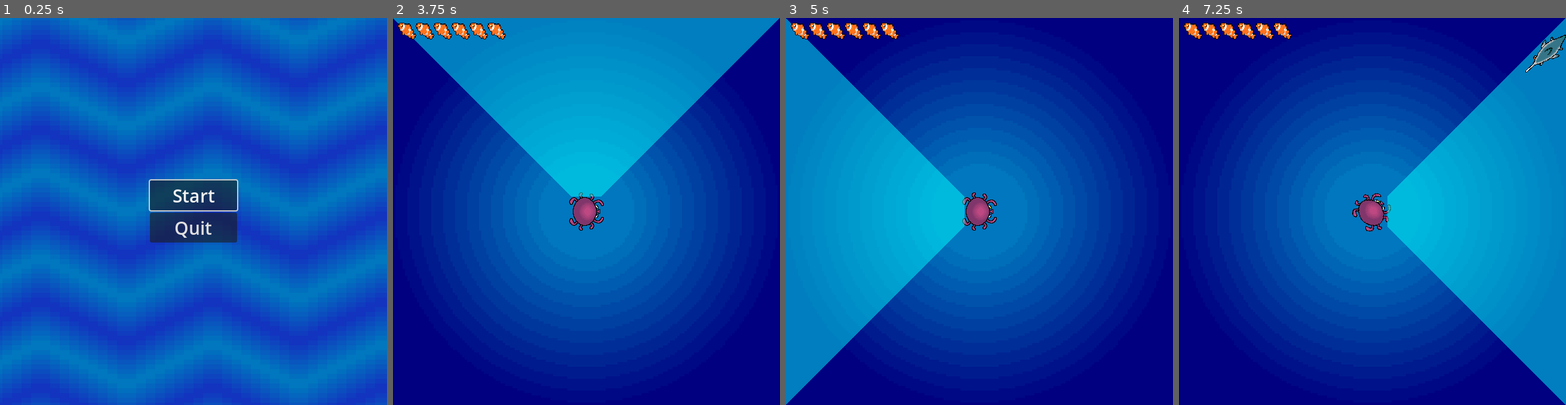
Above: before the commit, frames 1-4 (left to right).
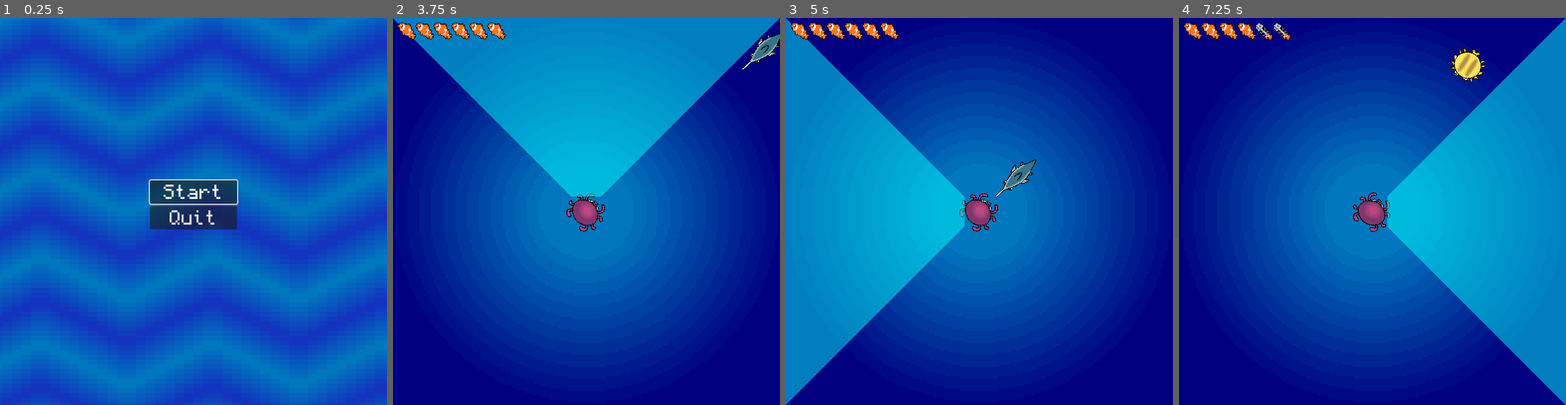
Above: after the commit, the same moments.

Repository: jonael-garcia26/OctoPause
Game: Godot game, scene res://Scenes/menu.tscn
Same seed, same stepped clock (60 frames per second), same inputs: the game is played once before the commit and once after it.
Inputs:
- Up to frame 1 (0.25 s): no input
- Up to frame 2 (3.75 s): click "Start" at 0.5 s; tap Enter at 1.25, 2.75 s; hold D (right) 1.28-2.03 s; tap Space at 2, 3.5 s; hold S (down) 2.03-2.78 s; hold D (right) 2.78-3.53 s; hold W (up) from 3.53 s (still down)
- Up to frame 3 (5 s): release W (up) at 4.28 s; hold A (left) from 4.28 s (still down)
- Up to frame 4 (7.25 s): tap Enter at 5.75 s; release A (left) at 5.78 s; hold S (down) 5.78-6.53 s; tap Space at 6.5 s; hold D (right) from 6.53 s (still down)

The runs differ from the first frame. In frame 1, 1.6% of the frame differs, in the area x 38-62%, y 43-59%; in frame 2, 0.6%; in frame 3, 0.7%; in frame 4, 1.4%.

Commit message:
Made enemy timer decrease overtime

Diff:
--- a/Scenes/main.tscn
+++ b/Scenes/main.tscn
@@ -1,10 +1,10 @@
 [gd_scene load_steps=10 format=3 uid="uid://c651xkkwuymva"]
 
-[ext_resource type="Script" path="res://Scripts/Main.gd" id="1_eiv0s"]
-[ext_resource type="PackedScene" uid="uid://ca20qyc1r7ovv" path="res://Scenes/Puffy.tscn" id="2_qteu8"]
+[ext_resource type="Script" path="res://Scripts/main.gd" id="1_eiv0s"]
+[ext_resource type="PackedScene" uid="uid://ca20qyc1r7ovv" path="res://Scenes/puffy.tscn" id="2_qteu8"]
 [ext_resource type="PackedScene" uid="uid://d2wsb3or2oqp2" path="res://Scenes/Swordy.tscn" id="3_i4u0a"]
 [ext_resource type="Texture2D" uid="uid://db1rv5jahoabt" path="res://Assets/Sprites/Background.png" id="3_j76o2"]
-[ext_resource type="PackedScene" uid="uid://c2awl4pj3dnt6" path="res://Scenes/player.tscn" id="4_46g1p"]
+[ext_resource type="PackedScene" uid="uid://c2awl4pj3dnt6" path="res://Scenes/Player.tscn" id="4_46g1p"]
 [ext_resource type="PackedScene" uid="uid://ce3fuy55bbe0l" path="res://Scenes/Killy.tscn" id="4_m0alt"]
 [ext_resource type="PackedScene" uid="uid://666pj4t2irbx" path="res://Scenes/time_stop.tscn" id="7_3g04u"]
 [ext_resource type="PackedScene" uid="uid://d5crpah3s4lv" path="res://gui/nemoContainer.tscn" id="7_l7s0j"]
@@ -24,7 +24,7 @@
 centered = false
 
 [node name="EnemyTimer" type="Timer" parent="."]
-wait_time = 6.0
+wait_time = 3.0
 autostart = true
 
 [node name="StartTimer" type="Timer" parent="."]
--- a/Scenes/menu.tscn
+++ b/Scenes/menu.tscn
@@ -1,7 +1,8 @@
-[gd_scene load_steps=6 format=3 uid="uid://y3f2doee3bom"]
+[gd_scene load_steps=7 format=3 uid="uid://y3f2doee3bom"]
 
 [ext_resource type="Shader" path="res://Assets/Shaders/bgScroll.gdshader" id="1_3opii"]
 [ext_resource type="Texture2D" uid="uid://dt2sklf6eyu73" path="res://Assets/Sprites/Start.png" id="2_eoidh"]
+[ext_resource type="FontFile" uid="uid://b641ed2clbrdw" path="res://Assets/Fonts/Monocraft.ttf" id="3_if7dh"]
 
 [sub_resource type="ShaderMaterial" id="ShaderMaterial_h6wif"]
 shader = ExtResource("1_3opii")
@@ -55,6 +56,7 @@
 [node name="Start" type="Button" parent="VBoxContainer"]
 layout_mode = 2
 focus_neighbor_top = NodePath("../Quit")
+theme_override_fonts/font = ExtResource("3_if7dh")
 theme_override_font_sizes/font_size = 30
 text = "Start"
 script = SubResource("GDScript_jkrfo")
@@ -62,6 +64,7 @@
 [node name="Quit" type="Button" parent="VBoxContainer"]
 layout_mode = 2
 focus_neighbor_bottom = NodePath("../Start")
+theme_override_fonts/font = ExtResource("3_if7dh")
 theme_override_font_sizes/font_size = 30
 text = "Quit"
 script = SubResource("GDScript_1wvsp")
--- a/Scenes/player.tscn
+++ b/Scenes/player.tscn
@@ -1,7 +1,7 @@
 [gd_scene load_steps=9 format=3 uid="uid://c2awl4pj3dnt6"]
 
 [ext_resource type="Texture2D" uid="uid://ciav10522sh7w" path="res://Assets/Sprites/Pulpy.png" id="1_os784"]
-[ext_resource type="Script" path="res://Scripts/player.gd" id="1_racub"]
+[ext_resource type="Script" path="res://Scripts/Player.gd" id="1_racub"]
 [ext_resource type="Shader" path="res://Scripts/Player_damage.gdshader" id="2_wbdch"]
 
 [sub_resource type="ShaderMaterial" id="ShaderMaterial_ex6ex"]
--- a/Scripts/main.gd
+++ b/Scripts/main.gd
@@ -3,6 +3,8 @@
 @export var mob_scenes: Array[PackedScene]
 @onready var NemoContainer = $CanvasLayer/NemoContainer
 @onready var player = $Player
+@onready var EnemyTimer = $EnemyTimer
+
 
 
 func _ready() -> void:
@@ -15,6 +17,9 @@
 	$StartTimer.start()
 
 func _on_enemy_timer_timeout():
+	print(EnemyTimer.wait_time)
+	if EnemyTimer.wait_time > 0.5:
+		EnemyTimer.wait_time = EnemyTimer.wait_time*0.95
 	# Randomly choose between pufferfish and swordfish
 	var index = choose_random_enemy()
 	var mob_scene = mob_scenes[index]
@@ -49,7 +54,7 @@
 	add_child(mob)
 
 func _on_start_timer_timeout() -> void:
-	$EnemyTimer.start()
+	EnemyTimer.start()
 
 # Function to randomly choose between the pufferfish and swordfish
 func choose_random_enemy() -> int:
